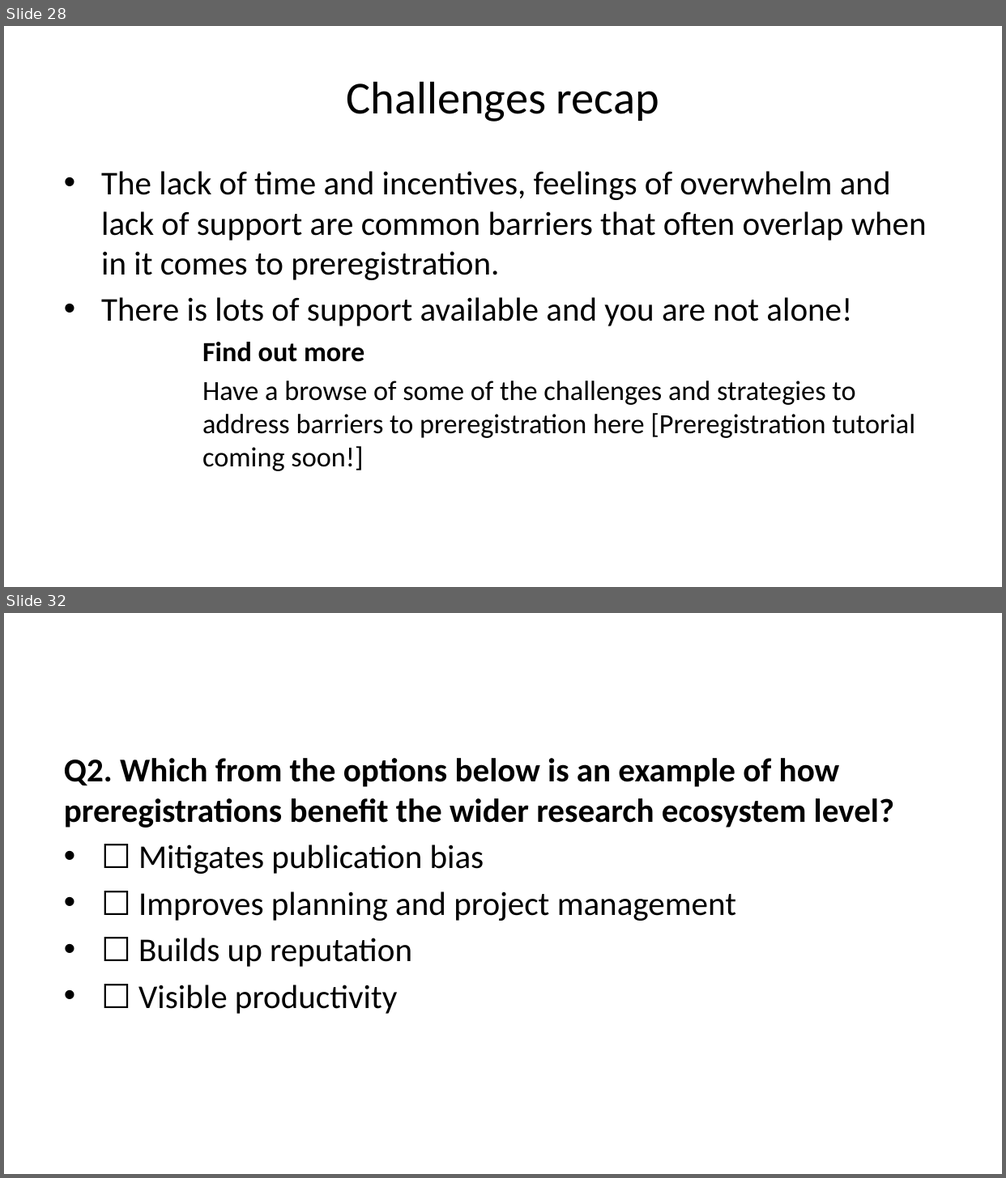
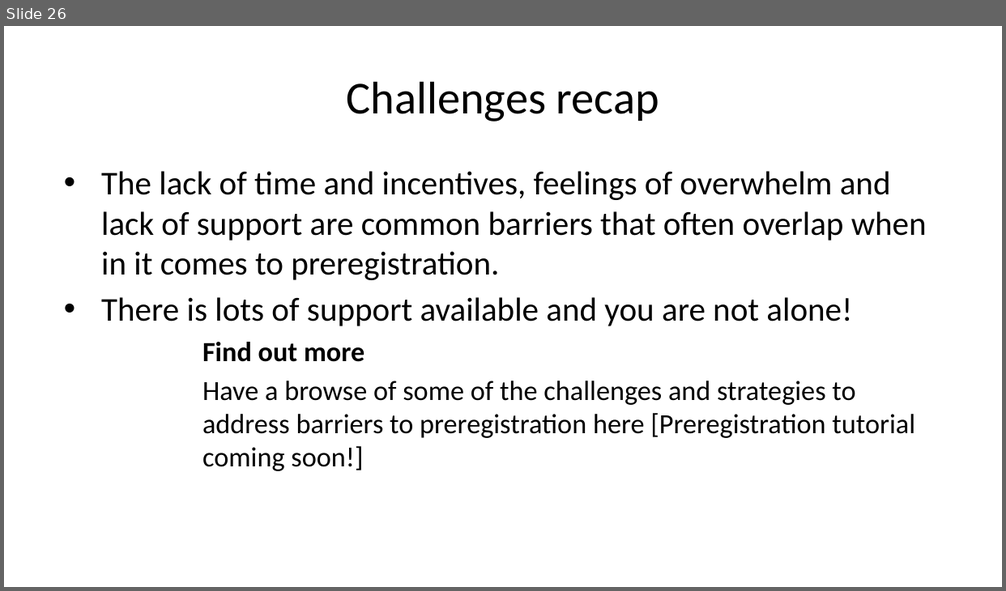
Before and after one commit to lmu-osc/teaching-material-for-novices, a slide deck: open-research-principles/preregistration-part-II/preregistration-part-II-slides.pptx. Shown one above the other, each under a label of ours: slides 28 and 32 before the commit, slide 26 after it; the slides between them are not shown. The pictures are 1006x1178 and 1006x591 pixels, drawn with LibreOffice and Linux fonts; fonts in the diff are those of the drawing. Boxes give left, top, right and bottom in pixels: in the first picture for what was removed or moved away, otherwise in the second. Text is boxed around its words. In the diff, an @@ line names an element or a change of style, - is before the commit and + after.

```diff
--- a/open-research-principles/preregistration-part-II/preregistration-part-II-slides.pptx
+++ b/open-research-principles/preregistration-part-II/preregistration-part-II-slides.pptx
@@ slide 32 removed at (4, 613, 1002, 1174), background #FFFFFF @@
@@ text removed at (64, 758, 894, 1014) @@
-Q2. Which from the options below is an example of how preregistrations benefit the wider research ecosystem level?
-• ☐ Mitigates publication bias
-• ☐ Improves planning and project management
-• ☐ Builds up reputation
-• ☐ Visible productivity
@@ what was slide 28 is now slide 26 @@
```
Also in this commit, not shown: 5 slides changed, 5 other slides removed, 56 other files.
